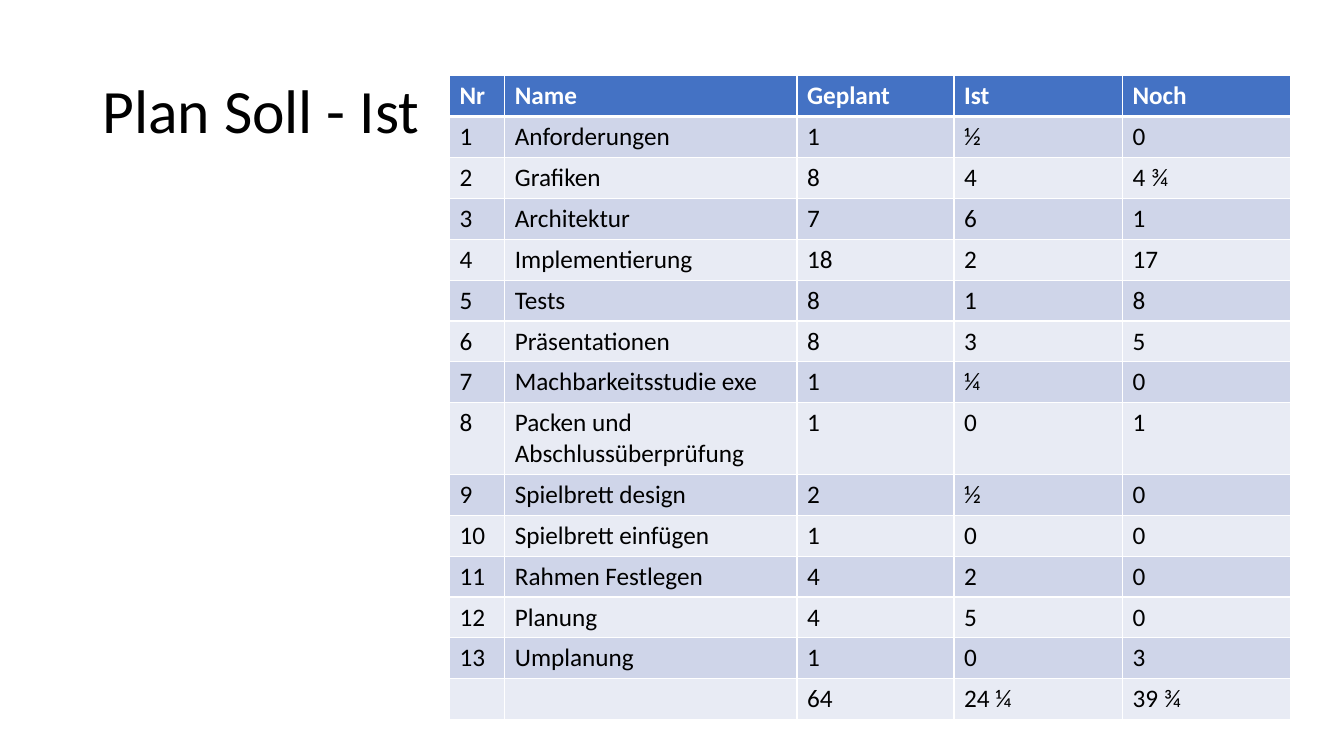
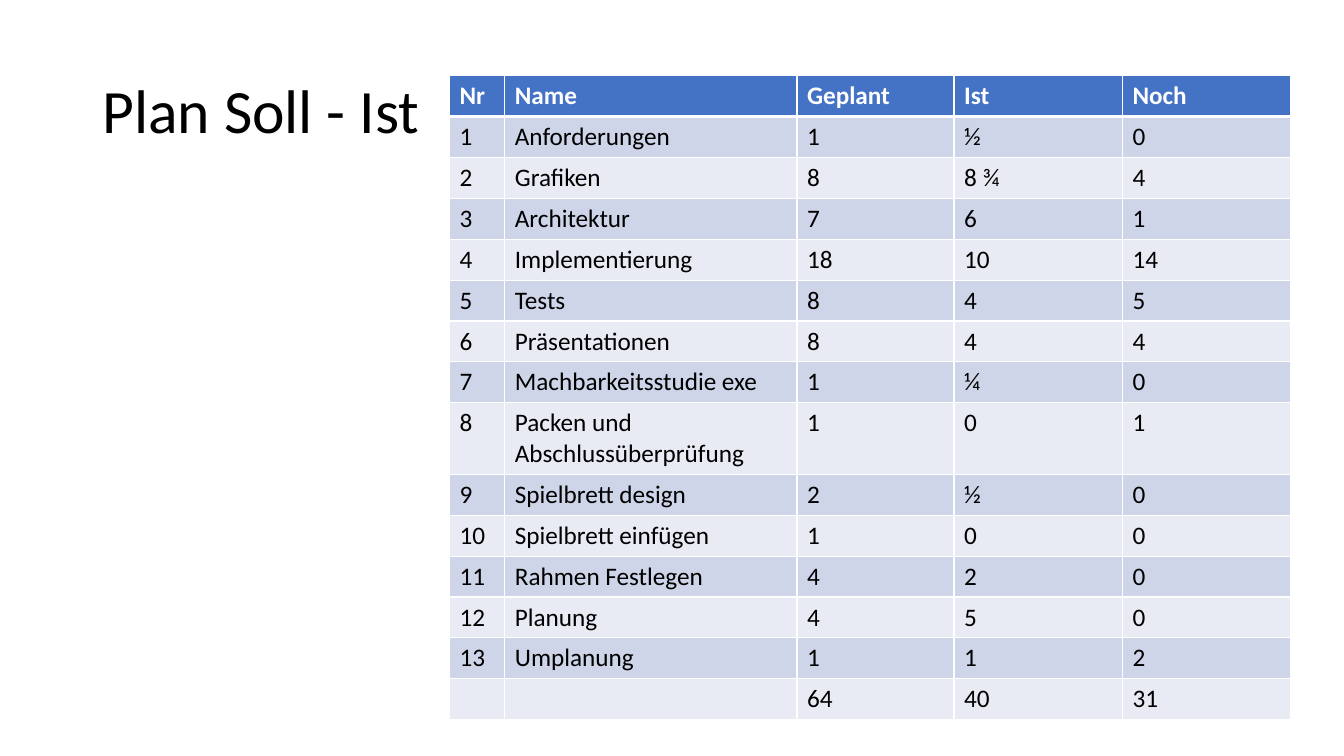
Before and after one commit to FriederikeHerbold/APS-Projekt-Pacman, a slide deck: slide 3 of Präsentation Plan.pptx. Drawn at 1344x756 pixels with LibreOffice and Linux fonts; fonts in the diff are those of the drawing. Boxes give left, top, right and bottom in pixels: in the first picture for what was removed or moved away, otherwise in the second. Text is boxed around its words. In the diff, an @@ line names an element or a change of style, - is before the commit and + after.

```diff
--- a/Präsentation Plan.pptx
+++ b/Präsentation Plan.pptx
@@ table at bbox=[450, 76, 1292, 712] @@
-row 3, column 4: 4
+row 3, column 4: 8 ¾
-row 3, column 5: 4 ¾
+row 3, column 5: 4
-row 5, column 4: 2
+row 5, column 4: 10
-row 5, column 5: 17
+row 5, column 5: 14
-row 6, column 4: 1
+row 6, column 4: 4
-row 6, column 5: 8
+row 6, column 5: 5
-row 7, column 4: 3
+row 7, column 4: 4
-row 7, column 5: 5
+row 7, column 5: 4
-row 14, column 4: 0
+row 14, column 4: 1
-row 14, column 5: 3
+row 14, column 5: 2
-row 15, column 4: 24 ¼
+row 15, column 4: 40
-row 15, column 5: 39 ¾
+row 15, column 5: 31
```
Also in this commit, not shown: 9 other files.
